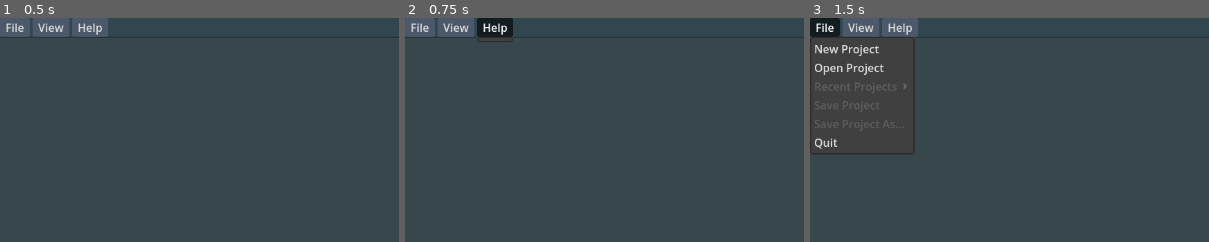
Above: before the commit, frames 1-3 (left to right).
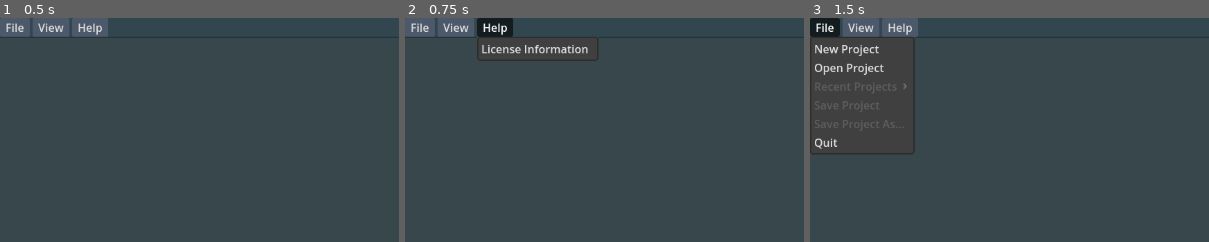
Above: after the commit, the same moments.

Repository: deviousdaemon/StarBoard
Game: Godot game, scene res://scenes/main.tscn
Two runs of this game, one before a commit and one after it. Both use one fixed random seed, a clock stepped at 60 frames per second and the inputs below.
Inputs:
- Up to frame 1 (0.5 s): no input
- Up to frame 2 (0.75 s): click "Help" at 0.5 s
- Up to frame 3 (1.5 s): click "File" at 1.25 s
The pictures show only the part of the screen within x 0-50%, y 0-50%; the shares and areas given below are measured in that part.

Frame 1 is identical in both runs. In frame 2, 0.7% of the frame differs, in the area x 18-49%, y 8-20%; in frame 3, nothing differs.

Commit message:
Added license info to app itself, accessible from the Help->License Information button.

Diff:
--- /dev/null
+++ b/scenes/license_info_window.tscn
@@ -0,0 +1,151 @@
+[gd_scene load_steps=3 format=3 uid="uid://ci80bbhth83b5"]
+
+[ext_resource type="Script" path="res://scripts/license_info_window.gd" id="1_f5xg0"]
+
+[sub_resource type="StyleBoxFlat" id="StyleBoxFlat_ci20x"]
+bg_color = Color(0.278431, 0.470588, 0.545098, 1)
+
+[node name="LicenseInfo" type="PanelContainer" groups=["LicenseInfoPrompt"]]
+custom_minimum_size = Vector2(256, 0)
+anchors_preset = -1
+anchor_right = 1.0
+anchor_bottom = 1.0
+offset_left = 96.0
+offset_top = 32.0
+offset_right = -96.0
+offset_bottom = -32.0
+grow_horizontal = 2
+grow_vertical = 2
+size_flags_vertical = 4
+mouse_filter = 2
+theme_override_styles/panel = SubResource("StyleBoxFlat_ci20x")
+script = ExtResource("1_f5xg0")
+
+[node name="MarginContainer" type="MarginContainer" parent="."]
+layout_mode = 2
+mouse_filter = 2
+theme_override_constants/margin_left = 12
+theme_override_constants/margin_top = 12
+theme_override_constants/margin_right = 12
+theme_override_constants/margin_bottom = 12
+
+[node name="ScrollContainer" type="ScrollContainer" parent="MarginContainer"]
+layout_mode = 2
+
+[node name="MarginContainer" type="MarginContainer" parent="MarginContainer/ScrollContainer"]
+layout_mode = 2
+size_flags_horizontal = 3
+theme_override_constants/margin_left = 2
+theme_override_constants/margin_top = 2
+theme_override_constants/margin_right = 2
+theme_override_constants/margin_bottom = 2
+
+[node name="VBoxContainer" type="VBoxContainer" parent="MarginContainer/ScrollContainer/MarginContainer"]
+layout_mode = 2
+size_flags_horizontal = 3
+mouse_filter = 2
+theme_override_constants/separation = 6
+
+[node name="HBoxContainer" type="HBoxContainer" parent="MarginContainer/ScrollContainer/MarginContainer/VBoxContainer"]
+layout_mode = 2
+mouse_filter = 2
+
+[node name="Control" type="Control" parent="MarginContainer/ScrollContainer/MarginContainer/VBoxContainer/HBoxContainer"]
+layout_mode = 2
+size_flags_horizontal = 3
+mouse_filter = 2
+
+[node name="Cancel" type="Button" parent="MarginContainer/ScrollContainer/MarginContainer/VBoxContainer/HBoxContainer"]
+custom_minimum_size = Vector2(32, 32)
+layout_mode = 2
+focus_mode = 0
+text = "X"
+
+[node name="VBoxContainer" type="VBoxContainer" parent="MarginContainer/ScrollContainer/MarginContainer/VBoxContainer"]
+layout_mode = 2
+
+[node name="Button" type="Button" parent="MarginContainer/ScrollContainer/MarginContainer/VBoxContainer/VBoxContainer"]
+layout_mode = 2
+size_flags_horizontal = 0
+toggle_mode = true
+text = "Starboard:"
+alignment = 0
+
+[node name="Starboard" type="Label" parent="MarginContainer/ScrollContainer/MarginContainer/VBoxContainer/VBoxContainer" groups=["LIStarboardInfo"]]
+visible = false
+layout_mode = 2
+text = "MIT License
+
+Copyright 2022-Present Stardusk Studios
+
+Permission is hereby granted, free of charge, to any person obtaining a copy of this software and associated documentation files (the \"Software\"), to deal in the Software without restriction, including without limitation the rights to use, copy, modify, merge, publish, distribute, sublicense, and/or sell copies of the Software, and to permit persons to whom the Software is furnished to do so, subject to the following conditions:
+
+The above copyright notice and this permission notice shall be included in all copies or substantial portions of the Software.
+
+THE SOFTWARE IS PROVIDED \"AS IS\", WITHOUT WARRANTY OF ANY KIND, EXPRESS OR IMPLIED, INCLUDING BUT NOT LIMITED TO THE WARRANTIES OF MERCHANTABILITY, FITNESS FOR A PARTICULAR PURPOSE AND NONINFRINGEMENT. IN NO EVENT SHALL THE AUTHORS OR COPYRIGHT HOLDERS BE LIABLE FOR ANY CLAIM, DAMAGES OR OTHER LIABILITY, WHETHER IN AN ACTION OF CONTRACT, TORT OR OTHERWISE, ARISING FROM, OUT OF OR IN CONNECTION WITH THE SOFTWARE OR THE USE OR OTHER DEALINGS IN THE SOFTWARE."
+autowrap_mode = 3
+
+[node name="VBoxContainer2" type="VBoxContainer" parent="MarginContainer/ScrollContainer/MarginContainer/VBoxContainer"]
+layout_mode = 2
+
+[node name="Button" type="Button" parent="MarginContainer/ScrollContainer/MarginContainer/VBoxContainer/VBoxContainer2"]
+layout_mode = 2
+size_flags_horizontal = 0
+toggle_mode = true
+text = "Element Plus Icons:"
+alignment = 0
+
+[node name="Element" type="Label" parent="MarginContainer/ScrollContainer/MarginContainer/VBoxContainer/VBoxContainer2" groups=["LIElementInfo"]]
+visible = false
+layout_mode = 2
+text = "The MIT License (MIT)
+
+Copyright (c) 2020-PRESENT Element Plus (https://github.com/element-plus)
+
+Permission is hereby granted, free of charge, to any person obtaining a copy
+of this software and associated documentation files (the \"Software\"), to deal
+in the Software without restriction, including without limitation the rights
+to use, copy, modify, merge, publish, distribute, sublicense, and/or sell
+copies of the Software, and to permit persons to whom the Software is
+furnished to do so, subject to the following conditions:
+
+The above copyright notice and this permission notice shall be included in all
+copies or substantial portions of the Software.
+
+THE SOFTWARE IS PROVIDED \"AS IS\", WITHOUT WARRANTY OF ANY KIND, EXPRESS OR
+IMPLIED, INCLUDING BUT NOT LIMITED TO THE WARRANTIES OF MERCHANTABILITY,
+FITNESS FOR A PARTICULAR PURPOSE AND NONINFRINGEMENT. IN NO EVENT SHALL THE
+AUTHORS OR COPYRIGHT HOLDERS BE LIABLE FOR ANY CLAIM, DAMAGES OR OTHER
+LIABILITY, WHETHER IN AN ACTION OF CONTRACT, TORT OR OTHERWISE, ARISING FROM,
+OUT OF OR IN CONNECTION WITH THE SOFTWARE OR THE USE OR OTHER DEALINGS IN THE
+SOFTWARE."
+autowrap_mode = 3
+
+[node name="VBoxContainer3" type="VBoxContainer" parent="MarginContainer/ScrollContainer/MarginContainer/VBoxContainer"]
+layout_mode = 2
+
+[node name="Button" type="Button" parent="MarginContainer/ScrollContainer/MarginContainer/VBoxContainer/VBoxContainer3"]
+layout_mode = 2
+size_flags_horizontal = 0
+toggle_mode = true
+text = "Godot Calendar Button Plugin for Godot:"
+alignment = 0
+
+[node name="Calendar" type="Label" parent="MarginContainer/ScrollContainer/MarginContainer/VBoxContainer/VBoxContainer3" groups=["LICalendarInfo"]]
+visible = false
+layout_mode = 2
+text = "MIT License (MIT)
+
+Copyright (c) 2021 Ivan Skodje
+
+Permission is hereby granted, free of charge, to any person obtaining a copy of this software and associated documentation files (the \"Software\"), to deal in the Software without restriction, including without limitation the rights to use, copy, modify, merge, publish, distribute, sublicense, and/or sell copies of the Software, and to permit persons to whom the Software is furnished to do so, subject to the following conditions:
+
+The above copyright notice and this permission notice shall be included in all copies or substantial portions of the Software.
+
+THE SOFTWARE IS PROVIDED \"AS IS\", WITHOUT WARRANTY OF ANY KIND, EXPRESS OR IMPLIED, INCLUDING BUT NOT LIMITED TO THE WARRANTIES OF MERCHANTABILITY, FITNESS FOR A PARTICULAR PURPOSE AND NONINFRINGEMENT. IN NO EVENT SHALL THE AUTHORS OR COPYRIGHT HOLDERS BE LIABLE FOR ANY CLAIM, DAMAGES OR OTHER LIABILITY, WHETHER IN AN ACTION OF CONTRACT, TORT OR OTHERWISE, ARISING FROM, OUT OF OR IN CONNECTION WITH THE SOFTWARE OR THE USE OR OTHER DEALINGS IN THE SOFTWARE."
+autowrap_mode = 3
+
+[connection signal="pressed" from="MarginContainer/ScrollContainer/MarginContainer/VBoxContainer/HBoxContainer/Cancel" to="." method="exit_pressed"]
+[connection signal="toggled" from="MarginContainer/ScrollContainer/MarginContainer/VBoxContainer/VBoxContainer/Button" to="." method="starboard_toggled"]
+[connection signal="toggled" from="MarginContainer/ScrollContainer/MarginContainer/VBoxContainer/VBoxContainer2/Button" to="." method="element_toggled"]
+[connection signal="toggled" from="MarginContainer/ScrollContainer/MarginContainer/VBoxContainer/VBoxContainer3/Button" to="." method="calendar_toggled"]
--- a/scenes/main.tscn
+++ b/scenes/main.tscn
@@ -9,6 +9,7 @@
 [ext_resource type="Script" path="res://scripts/file_dialog.gd" id="6_efjky"]
 [ext_resource type="FontFile" uid="uid://b7dwnhyemxg2i" path="res://fonts/source/FiraCode-SemiBold.ttf" id="7_figmt"]
 [ext_resource type="FontFile" uid="uid://nhk1pdo4600k" path="res://fonts/source/FiraCode-Regular.ttf" id="8_wppft"]
+[ext_resource type="PackedScene" uid="uid://ci80bbhth83b5" path="res://scenes/license_info_window.tscn" id="9_4nijk"]
 
 [sub_resource type="StyleBoxFlat" id="StyleBoxFlat_symdg"]
 bg_color = Color(0.4, 0.54902, 0.6, 1)
@@ -216,6 +217,10 @@
 size_flags_horizontal = 3
 text = "No"
 
+[node name="LicenseInfo" parent="InputBlocker" instance=ExtResource("9_4nijk")]
+visible = false
+layout_mode = 1
+
 [node name="FileDialog" type="FileDialog" parent="InputBlocker" groups=["MFileDialog"]]
 disable_3d = true
 position = Vector2i(256, 128)
--- /dev/null
+++ b/scripts/license_info_window.gd
@@ -0,0 +1,36 @@
+extends PanelContainer
+
+@onready var starboard_info: Label = Helper.get_descendant_in_group(self, "LIStarboardInfo") as Label
+@onready var element_info: Label = Helper.get_descendant_in_group(self, "LIElementInfo") as Label
+@onready var calendar_info: Label = Helper.get_descendant_in_group(self, "LICalendarInfo") as Label
+
+func _input(event: InputEvent) -> void:
+	if not visible: return
+	if Input.is_action_just_released("mouse_left"):
+		if not Helper.is_mouse_hovering_control(self):
+			exit_pressed()
+	if Input.is_action_just_pressed("escape_key"):
+		exit_pressed()
+	pass
+
+func open() -> void:
+	if not visible: show()
+	if not get_parent().visible: get_parent().show()
+	pass
+
+func exit_pressed() -> void:
+	if visible: hide()
+	if get_parent().visible: get_parent().hide()
+	pass # Replace with function body.
+
+func starboard_toggled(toggled: bool) -> void:
+	starboard_info.visible = toggled
+	pass # Replace with function body.
+
+func element_toggled(toggled: bool) -> void:
+	element_info.visible = toggled
+	pass # Replace with function body.
+
+func calendar_toggled(toggled: bool) -> void:
+	calendar_info.visible = toggled
+	pass # Replace with function body.
--- a/scripts/main.gd
+++ b/scripts/main.gd
@@ -22,6 +22,7 @@
 @onready var file_menu: PopupMenu = (Helper.get_descendant_in_group(self, "FileMenu") as MenuButton).get_popup() as PopupMenu
 @onready var view_menu_button: MenuButton = Helper.get_descendant_in_group(self, "ViewMenu") as MenuButton as MenuButton
 @onready var view_menu: PopupMenu = view_menu_button.get_popup() as PopupMenu
+@onready var help_menu: PopupMenu = (Helper.get_descendant_in_group(self, "HelpMenu") as MenuButton).get_popup() as PopupMenu
 @onready var input_blocker: Control = $InputBlocker as Control
 @onready var tab_controller: TabController = Helper.get_descendant_of_class(self, "TabContainer") as TabController
 @onready var new_project_prompt: NewProjectPrompt = Helper.get_descendant_in_group(self, "NewProjectPrompt") as NewProjectPrompt
@@ -29,6 +30,7 @@
 @onready var card_editor: CardEditor = Helper.get_descendant_in_group(self, "CardEditor") as CardEditor
 @onready var portable_mode_prompt: Control = Helper.get_descendant_in_group(self, "MPortableModePrompt") as Control
 @onready var file_dialog: MFileDialog = Helper.get_descendant_in_group(self, "MFileDialog") as MFileDialog
+@onready var license_info_prompt: Control = Helper.get_descendant_in_group(self, "LicenseInfoPrompt") as Control
 
 func _ready() -> void:
 	if FileAccess.file_exists(Helper.get_executable_directory() + "sb.config"):
@@ -47,10 +49,12 @@
 	view_menu.id_pressed.connect(view_menu_button_pressed)
 	file_dialog.get_cancel_button().pressed.connect(file_dialog_cancel_pressed)
 	ask_to_save_prompt.response_confirmed.connect(ask_to_save_prompt_response)
+	help_menu.id_pressed.connect(help_menu_button_pressed)
 #	create_shortcuts()
 	init_file_menu()
 	init_recent_files()
 	init_view_menu()
+	init_help_menu()
 	pass
 
 #func create_shortcuts() -> void:
@@ -168,6 +172,10 @@
 #	view_filter_menu.add_item("By Due Date")
 #
 #	view_filter_menu.id_pressed.connect(filter_view_button_pressed)
+	pass
+
+func init_help_menu() -> void:
+	help_menu.add_item("License Information")
 	pass
 
 func init_recent_files() -> void:
@@ -448,6 +456,13 @@
 	if is_closing_projects: is_closing_projects = false
 	pass
 
+func help_menu_button_pressed(button_id: int) -> void:
+	match button_id:
+		0: # License Information
+			license_info_prompt.open()
+			pass
+	pass
+
 func file_dialog_file_selected(path: String = "") -> void:
 	if path == "":
 		is_saving = false
@@ -463,7 +478,7 @@
 			if !recent_files.has(path):
 				recent_files.append(path)
 			c_project.set_modified(false)
-			is_saving = false
+		is_saving = false
 	else:
 		var file := FileAccess.open(path, FileAccess.READ)
 		if file.get_error() == OK:
Not shown, changed: export_presets.cfg
Not shown: 1 places in scenes/main.tscn that only renumber resources
